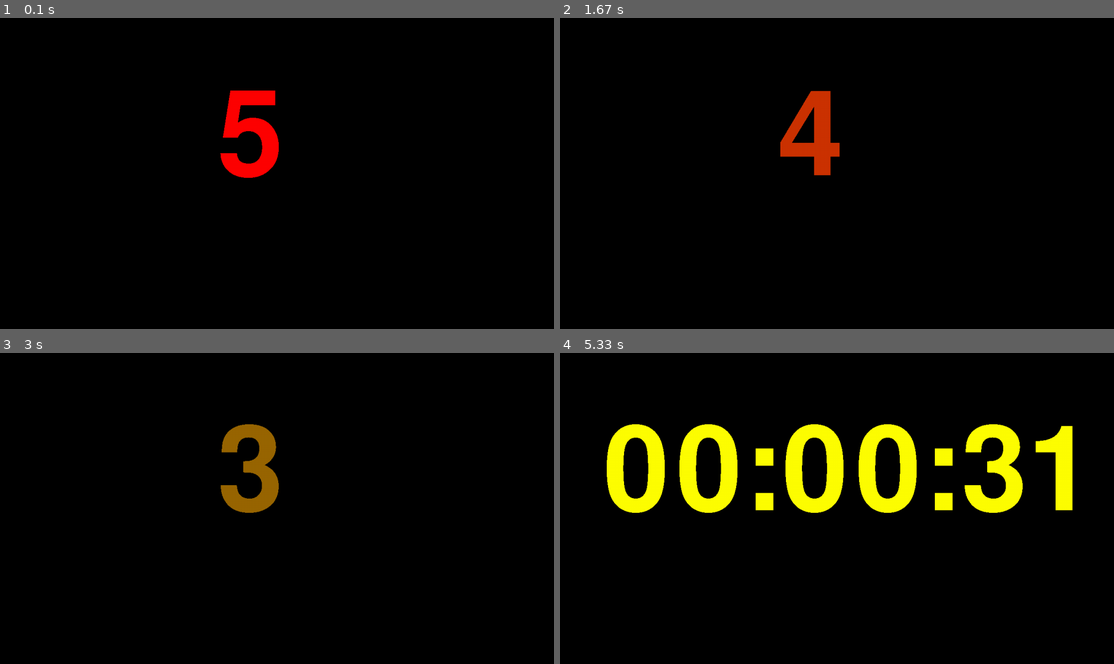
Above: before the commit, frames 1-4 (two rows, left to right).
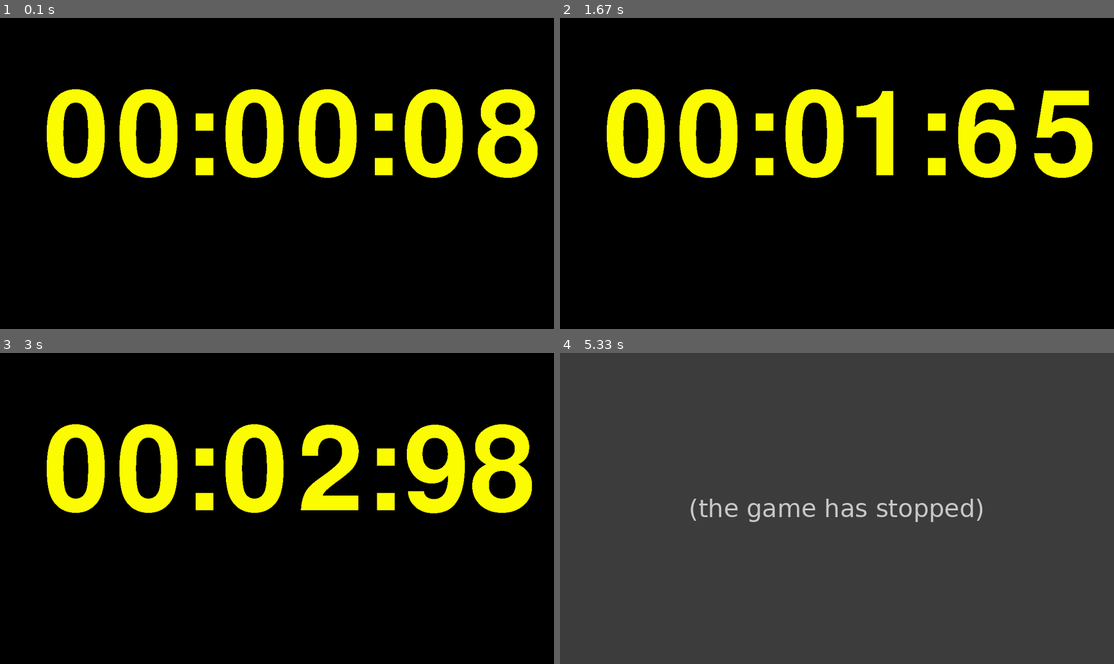
Above: after the commit, the same moments.

Repository: gymgeek/buttons-ESP8266
Game: pygame game, started from pygame_stopwatch.py
The game is run twice, just before and just after one commit, with the same random seed, the same clock (stepped at 60 frames per second) and the same inputs.
Inputs:
- Up to frame 1 (0.1 s): no input
- Up to frame 2 (1.67 s): no input
- Up to frame 3 (3 s): no input
- Up to frame 4 (5.33 s): no input

The runs differ from the first frame. In frame 1, 12% of the frame differs, in the area x 8-98%, y 22-52%; in frame 2, 11%; in frame 3, 12%; in frame 4, 100%, in the area x 0-100%, y 0-100%.
After the commit the program exited at 5 s; later frames show no game.

Commit message:
minor changes

Diff:
--- a/client.py
+++ b/client.py
@@ -1,68 +1,86 @@
 import socket, machine, time
 
+
 class Client():
-    s = socket.socket()
+    server_socket = socket.socket()
 
     def __init__(self):
-        self.servo = machine.PWM(machine.Pin(12))
-        self.servo.freq(50)
-        self.servo.duty(60)
-        self.btn = machine.Pin(4, machine.Pin.IN, machine.Pin.PULL_UP)
-        self.led = machine.Pin(2, machine.Pin.OUT)
-        self.led.value(1)
+        # Servo setup
+        self.servo_pin = machine.PWM(machine.Pin(12))
+        self.servo_pin.freq(50)
+        self.servo_pin.duty(60)
 
+        # Button setup
+        self.button_pin = machine.Pin(4, machine.Pin.IN, machine.Pin.PULL_UP)
 
-    def start(self,ip,port,timeout=10):
-        self.timeout = timeout
-        if not self.connect(ip,port):
+        # Led pin setup
+        self.led_pin = machine.Pin(2, machine.Pin.OUT)
+        self.led_pin.value(1)
+
+    def start(self, ip, port):
+
+        if not self.connect(ip, port):
             print("Unable to connect...")
+            print("Exiting game!")
             return
+
         print("Connected")
         self.gameLoop()
 
-    def connect(self,ip,port):
+    def connect(self, ip, port):
+        # Returns true, if connected properly
+
         try:
-            self.s.connect((ip,port))
+            self.server_socket.connect((ip, port))
         except:
             return False
         return True
 
+
     def gameLoop(self):
         print("Starting game")
-        s = self.s
-        s.setblocking(0)
+        self.server_socket.setblocking(0)
+
+        last_button_value = self.button_pin.value()
         try:
-            while 1:
+            while True:
+                recieve = None
+                # Recieve instructions from server
                 try:
-                    rec = str(s.recv(1),"utf8")
+                    recieve = str(self.server_socket.recv(1), "utf8")
+
                 except:
-                    continue
-                if rec == "q":
-                    print("Terminating...")
-                    break
-                self.showFlag()
-                self.waitForPress()
-                self.hideFlag()
-                s.send(bytes("p","utf8"))
+                    # Nothing was received
+                    pass
+
+                if recieve == "u":
+                    self.showFlag()
+
+
+                elif recieve == "d":
+                    self.hideFlag()
+
+
+                # If button state has changed, sent info to server
+                new_button_value = self.button_pin.value()
+                if last_button_value != new_button_value:
+                    last_button_value = new_button_value
+                    self.server_socket.send(b"p")
+                    print("Button pressed")
+
+
+
+
         except KeyboardInterrupt:
             print("Terminating")
 
-    def waitForPress(self):
-        val = self.btn.value()
-        begin = time.time()
-        while val == self.btn.value():
-            if begin + self.timeout < time.time():
-                return False
-            pass
-
-        return True
 
     def showFlag(self):
         print("Showing flag")
-        self.servo.duty(105)
-        self.led.value(0)
+        self.servo_pin.duty(105)
+        self.led_pin.value(0)
 
     def hideFlag(self):
         print("Hiding flag")
-        self.servo.duty(60)
-        self.led.value(1)
+        self.servo_pin.duty(60)
+        self.led_pin.value(1)
--- a/main.py
+++ b/main.py
@@ -1,10 +1,20 @@
 from client import Client
 import webrepl, time, network
+
+IP = "172.16.34.150"
+PORT = 12345
+
+
+# Wait until ESP is connected to wifi
 while network.WLAN(0).isconnected() == False:
     pass
+
+print("Connected to wifi")
+print("Starting webrepl")
 webrepl.start()
 
+
+print("Starting client")
 cli = Client()
-
 # Server ip
-cli.start("172.16.34.74",12345)
+cli.start(IP,PORT)
--- a/pygame_stopwatch.py
+++ b/pygame_stopwatch.py
@@ -27,10 +27,10 @@
         while self.stopwatch_instance.stopwatch_running:
             currtime = time.time() - start_time
 
-
             milisec = int((currtime % 1) * 100)
+            mins = int(currtime/60)
             sec = int(currtime) % 60
-            text = "00:" + ("0" + str(sec))[-2:] + ":" + ("0" + str(milisec))[-2:]
+            text = ("0" + str(mins))[-2:]+":" + ("0" + str(sec))[-2:] + ":" + ("0" + str(milisec))[-2:]
             screen.fill((0, 0, 0))
             label = myfont.render(text, False, (255, 255, 0))
             screen.blit(label, (int(fontsize / 4), int((height / 5))))
@@ -47,7 +47,7 @@
 
     def __init__(self):
         self.stopwatch_running = False
-        self.start_time = 0
+        self.start_time = None
 
 
 
@@ -57,6 +57,8 @@
 
     def startStopWatch(self, usb_port=""):
         #Countdown
+
+        """
         countdown_start_time = time.time()
         countdown_from = 5
         while ((time.time() - countdown_start_time) < countdown_from):
@@ -70,6 +72,7 @@
             pygame.display.flip()
             pygame.event.clear()
             time.sleep(0.05)
+        """
 
 
         self.stopwatch_thread = StopWatchThread(self)
--- a/server.py
+++ b/server.py
@@ -2,8 +2,11 @@
 from pygame_stopwatch import StopWatch
 
 
+IP = "172.16.34.150"
+PORT = 12345
+
 class Server():
-    s = socket.socket()
+    server_socket = socket.socket()
     clients = []
 
     STOPWATCH_ENABLED = True
@@ -15,127 +18,215 @@
             self.stopwatch = StopWatch()
 
 
-    def startServer(self,ip,port):
-        self.s.setsockopt(socket.SOL_SOCKET, socket.SO_REUSEADDR, 1)
-        self.s.bind((ip,port))
-
-    def connectClients(self,count):
-        self.s.listen(5)
-        self.s.setblocking(0)
-        print("Waiting for "+str(count)+" clients to connect")
+
+
+    def startServer(self, ip, port):
+        self.server_socket.setsockopt(socket.SOL_SOCKET, socket.SO_REUSEADDR, 1)
+        self.server_socket.bind((ip, port))
+
+    def connectClients(self, count):
+        self.server_socket.listen(5)
+        self.server_socket.setblocking(0)
+        print("Waiting for " + str(count) + " clients to connect")
         self.clients = []
         try:
             while len(self.clients) < count:
                 try:
-                    client,addr = self.s.accept()
-                    self.clients.append((client,addr))
-                    print("Connected client #%s at address %s" %(len(self.clients),addr))
-                except:
+                    client_socket, addr = self.server_socket.accept()
+                    client_socket.setblocking(0)
+                    self.clients.append((client_socket, addr))
+                    print("Connected client #%s at address %s" % (len(self.clients), addr))
+                except IOError:
                     pass
 
         except KeyboardInterrupt:
-            self.s.setblocking(1)
-            print("Canceled, currently connected %s clients"%(len(self.clients)))
-        self.s.listen(0)
-
-    def playGame(self,difficulty,timeout=40):
-        self.running = True
-
-        clients = self.clients
-        if(len(clients) < 2):
+            self.server_socket.setblocking(1)
+            print("Canceled, currently connected %s clients" % (len(self.clients)))
+        self.server_socket.listen(0)
+
+
+    def hide_all_flags(self):
+        for socket, addr in self.clients:
+            socket.send(b"d")
+
+
+    def show_all_flags(self):
+        for socket, addr in self.clients:
+            socket.send(b"u")
+
+
+
+
+
+    def show_one_flag(self, client_index):
+        if client_index >= len(self.clients):
+            print("Wrong client index...")
+
+        for index, c  in enumerate(self.clients):
+            socket = c[0]
+            if index == client_index:
+                socket.send(b"u")
+            else:
+                socket.send(b"d")
+
+
+
+
+
+    def get_random_client_index(self, last_client_index):
+        while True:
+            r = random.randint(0, len(self.clients) - 1)
+            if r != last_client_index:
+                return r
+
+
+    def winning_sequence(self):
+        for i in range(5):
+            self.show_all_flags()
+            time.sleep(0.3)
+            self.hide_all_flags()
+            time.sleep(0.3)
+
+
+    def flush_all_data(self):
+        for client_socket, ip in self.clients:
+            try:
+                while True:
+                    client_socket.recv(1)
+            except IOError:
+                pass
+
+
+
+
+
+    def playGame(self, number_of_rounds):
+        rounds_left = number_of_rounds
+
+        if (len(self.clients) < 2):
             print("At least 2 clients required to play!")
             return
-        #raw_input("Press enter to start")
-        lastClient = None
-        clientIndex = 0
-
-        if self.STOPWATCH_ENABLED:
-            self.stopwatch.startStopWatch()
-
-
-        startedTime = time.time()
-        for i in range(difficulty):
-            if lastClient != None:
-                while 1:
-                    clientIndex = random.randint(0,len(clients)-1)
-                    if clientIndex != lastClient:
-                        break
-            lastClient = clientIndex
-            print("Round %s, client #%s"%(i,clientIndex))
-            c = clients[clientIndex][0]
-            c.send(b"p")
-            if not self.waitForClient(c,timeout):
-                print("Too slow!")
+
+        client_index = random.randint(0, len(self.clients) - 1)
+        self.show_one_flag(client_index)
+
+        while True:
+            pushed_button = self.get_client_button_push()
+
+            if pushed_button == client_index:
+                if rounds_left == number_of_rounds:     # First button push, starts stopwatch
+                    self.hide_all_flags()
+                    if self.STOPWATCH_ENABLED:
+                        self.stopwatch.startStopWatch()
+
+                    startedTime = time.time()
+                    rounds_left -= 1
+
+                else:
+                    rounds_left -= 1
+                    print("Rounds left %s, client #%s" % (rounds_left, client_index + 1))
+
+
+
+                if rounds_left == 0:
+                    # Game finished, ending
+                    break
+
+                # Get new client index
+                client_index = self.get_random_client_index(client_index)
+                self.show_one_flag(client_index)
+
+            elif pushed_button == None and rounds_left == number_of_rounds:
+                client_socket = self.clients[client_index][0]
+                client_socket.send(b"m")
+                time.sleep(0.2)
+                client_socket.send(b"l")
+
+
+
+
 
         if self.STOPWATCH_ENABLED:
             self.stopwatch.stopStopWatch()
         finishTime = time.time() - startedTime
-        print("Finished in %s seconds" %(finishTime))
-        time.sleep(3)
-
-    def waitForClient(self,c,timeout):
-        c.setblocking(0)
-        sendedTime = time.time()
-        while sendedTime > time.time() - timeout:
-            try:
-                c.recv(1)
-                c.setblocking(1)
-                return True
-            except:
-                pass
-        return False
-
-
-
-if len(sys.argv) >= 2:
-    number_of_clients = int(sys.argv[1])    # First commandline parameter is number of clients
-else:
-    number_of_clients = 3
-
-if len(sys.argv) >= 3:
-    number_of_rounds = int(sys.argv[2])      # Second commandline parameter is number of rounds
-else:
-    number_of_rounds = 20
-
-print ("%s clients, %s rounds" % (str(number_of_clients), str(number_of_rounds)))
+        print("Finished in %s seconds" % (finishTime))
+
+        self.winning_sequence()
+
+        self.flush_all_data()
+
+
+
+    def get_client_button_push(self):
+        timeout = 1.5
+        start_time = time.time()
+        while True:
+            for client_index, c  in enumerate(self.clients):
+                client_socket = c[0]
+                try:
+                    # If this doesn't raise exception, byte was received from client by server
+                    client_socket.recv(1)
+                    return client_index
+
+                except IOError:
+                    pass
+
+            if time.time() - start_time > timeout:
+                return None
+
+
+
+def parse_cmd_arguments(args):
+    if len(sys.argv) >= 2:
+        number_of_clients = int(sys.argv[1])  # First commandline parameter is number of clients
+    else:
+        number_of_clients = 3
+
+    if len(sys.argv) >= 3:
+        number_of_rounds = int(sys.argv[2])  # Second commandline parameter is number of rounds
+    else:
+        number_of_rounds = 20
+
+    return number_of_clients, number_of_rounds
+
+
+
 
 
 srv = Server()
-srv.startServer("172.16.34.150",12345)
+srv.startServer(IP, PORT)
+
+number_of_clients, number_of_rounds = parse_cmd_arguments(sys.argv)
+
 srv.connectClients(number_of_clients)
 
-srv.running = True
-while srv.running:
+running = True
+while running:
 
     try:
 
         srv.playGame(number_of_rounds)
 
-
-    except:
-        srv.running = False
-        srv.s.close()
+    except KeyboardInterrupt:
+        traceback.print_exc()
+
+        srv.server_socket.close()
+        running = False
+
         print("closing connections")
 
         if srv.STOPWATCH_ENABLED:
             srv.stopwatch.stopStopWatch()
 
-    """
-    except KeyboardInterrupt:
-        answer = input("Do you wanna play again?")
-
-        if answer:
-            # Starts new game
-
-            if srv.STOPWATCH_ENABLED:
-                srv.stopwatch.stopStopWatch()
-
-
-        else:
-
+
+
+    except Exception as e:
+        traceback.print_exc()
+
+        srv.server_socket.close()
+        running = False
+
+        print("closing connections")
+
+        if srv.STOPWATCH_ENABLED:
             srv.stopwatch.stopStopWatch()
-            srv.running = False
-            srv.s.close()
-            print("closing connections")
-
-    """
